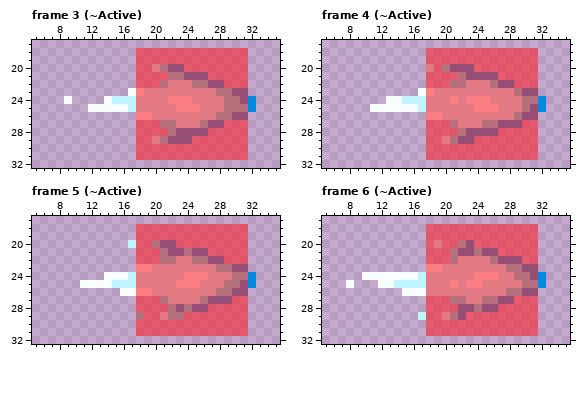
One commit to this pixel-art file: holoVersus/Cards/AsepriteFiles/WaterBullet.aseprite. That is the earlier state.
50x50 pixels, 15 frames. Shown: frame 3 (~Active): x 5..35, y 17..32; frame 4 (~Active): x 5..35, y 17..32; frame 5 (~Active): x 5..35, y 17..32; frame 6 (~Active): x 5..35, y 17..32. The commit also changed other frames, which this record leaves out.
The same view after the edit:
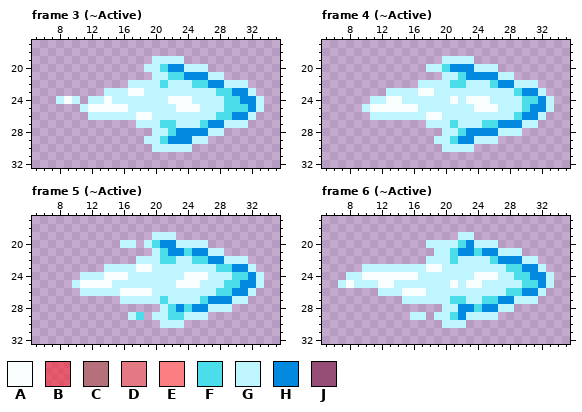
Palette (. is transparent): A #f9ffff  B #fd242d96  C #b4707b  D #e37a83  E #fb7e83  F #4cddea  G #bff5ff  H #038ae0  J #964e77
What changed:
layer "Hitbox" now hidden
--- frame 3 (~Active)
@@ x 5..35 @@
 17 ...............................
-18 .............BBBBBBBBBBBBBB....
-19 .............BBBBBBBBBBBBBB....
-20 .............BBDCJJBBBBBBBB....
-21 .............BBBBCCJJJBBBBB....
-22 .............BBBCDDDCCJJBBB....
-23 ............AEDDDDDDDDDCCJJ....
-24 ....A....AGGGDDDDEEEDDDDCCJH...
-25 .......AAAAAGDDDDDEEEDDDCCCH...
-26 .............EEDDDDDDDDCCJJ....
-27 .............BBBCCDDDCJJBBB....
-28 .............BBBBCJJJJBBBBB....
-29 .............BBDCJJJBBBBBBB....
-30 .............BBBBBBBBBBBBBB....
-31 .............BBBBBBBBBBBBBB....
+18 ...............................
+19 ...............GGGG............
+20 ..............GGFHHGGG.........
+21 ...............GGFFHHHGG.......
+22 ............GGGGFGGGFFHHGGG....
+23 .........GGGAAGGGGGGGGGFFHHG...
+24 ...GAG.GGAGGGGGGGAAAGGGGFFHHG..
+25 ......GAAAAAGGGGGGAAAGGGFFFHG..
+26 .......GGGGGGAAGGGGGGGGFFHHG...
+27 .............GGGFFGGGFHHGGG....
+28 ...............GGFHHHHGG.......
+29 ..............GGFHHHGG.........
+30 ...............GGGGG...........
+31 ...............................
 32 ...............................
--- frame 4 (~Active)
@@ x 5..35 @@
 17 ...............................
-18 .............BBBBBBBBBBBBBB....
-19 .............BBBBBBBBBBBBBB....
-20 .............DBCJJJBBBBBBBB....
-21 .............BBBBCJJJJBBBBB....
-22 .............BBBCCDDDCJJBBB....
-23 ............AEDDDDDDDDDDCJJ....
-24 ........AAGGGDDDEDEEEDDDDCCH...
-25 ......AAAAAAGDDDDDDEEEDDDCJH...
-26 .............EEDDDDDDDDDCJJ....
-27 .............BBBCDDDCCJJJBB....
-28 .............BBBBCJJJJBBBBB....
-29 .............BBDCJJBBBBBBBB....
-30 .............BBBBBBBBBBBBBB....
-31 .............BBBBBBBBBBBBBB....
+18 ...............................
+19 ...............GGGG............
+20 .............GGFHHHGGG.........
+21 ...............GGFHHHHGG.......
+22 ............GGGGFFGGGFHHGGG....
+23 ........GGGGAAGGGGGGGGGGFHHG...
+24 ......GGAAGGGGGGAGAAAGGGGFFHG..
+25 .....GAAAAAAGGGGGGGAAAGGGFHHG..
+26 ......GGGGGGGAAGGGGGGGGGFHHG...
+27 .............GGGFGGGFFHHHGG....
+28 ...............GGFHHHHGGG......
+29 ..............GGFHHGGG.........
+30 ...............GGGG............
+31 ...............................
 32 ...............................
--- frame 5 (~Active)
@@ x 5..35 @@
 17 ...............................
-18 .............BBBBBBBBBBBBBB....
-19 .............BBBBBBBBBBBBBB....
-20 ............GBBCJJBBBBBBBBB....
-21 .............BBBCJJCJJBBBBB....
-22 .............BBBCCDDCCJJBBB....
-23 .............EEDDDDDDDDCCJJ....
-24 .........AAAGDDDDDDEEEDDDCCH...
-25 ......AAAAGGGDDDDDEEEDDDCCJH...
-26 ...........AAEEDDDDDDDDCCJJ....
-27 .............BBBCDDDDCJJJBB....
-28 .............BBBBCJCJJBBBBB....
-29 .............CBBDCCBBBBBBBB....
-30 .............BBBBBBBBBBBBBB....
-31 .............BBBBBBBBBBBBBB....
+18 ...............................
+19 ...............GGG.............
+20 ...........GG.GFHHGGGG.........
+21 ...............GFHHFHHGG.......
+22 .............GGGFFGGFFHHGGG....
+23 .........GGGGAAGGGGGGGGFFHHG...
+24 ......GGGAAAGGGGGGGAAAGGGFFHG..
+25 .....GAAAAGGGGGGGGAAAGGGFFHHG..
+26 ......GGGGGAAAAGGGGGGGGFFHHG...
+27 ...........GGGGGFGGGGFHHHGG....
+28 ................GFHFHHGGG......
+29 ............GF.GGFFGGG.........
+30 ................GGG............
+31 ...............................
 32 ...............................
--- frame 6 (~Active)
@@ x 5..35 @@
 17 ...............................
-18 .............BBBBBBBBBBBBBB....
-19 .............BBBBBBBBBBBBBB....
-20 .............BDBBCJBBBBBBBB....
-21 .............BBBCJJCJJBBBBB....
-22 .............BBBCDDDDCJJJBB....
-23 .............EEDDDDDDDDCCJJ....
-24 .....AAAAAAAGDDDDDDEEEDDCCJH...
-25 ...A...AAGGGGDDDEDEEDDDDDCCH...
-26 ..........AAADDDDDDDDDDCCJJ....
-27 .............BBBCCDDCCJJBBB....
-28 .............BBBBJJCJJBBBBB....
-29 ............GBBDCJBBBBBBBBB....
-30 .............BBBBBBBBBBBBBB....
-31 .............BBBBBBBBBBBBBB....
+18 ...............................
+19 .................GG............
+20 .............GGGGFHGGG.........
+21 ..............GGFHHFHHGGG......
+22 .............GGGFGGGGFHHHGG....
+23 .....GGGGGGGGAAGGGGGGGGFFHHG...
+24 ...GGAAAAAAAGGGGGGGAAAGGFFHHG..
+25 ..GAGGGAAGGGGGGGAGAAGGGGGFFHG..
+26 .......GGGAAAGGGGGGGGGGFFHHG...
+27 ..........GGGGGGFFGGFFHHGGG....
+28 ...............GGHHFHHGG.......
+29 ...........GG.GGFHGGGG.........
+30 ...............GGG.............
+31 ...............................
 32 ...............................
